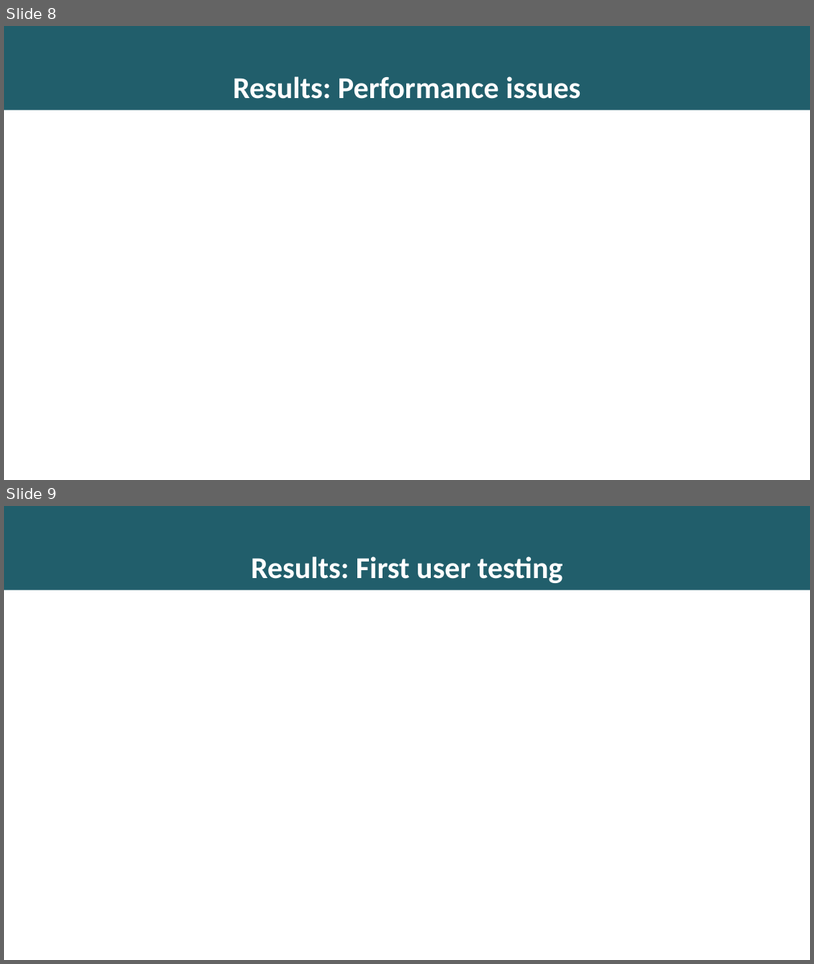
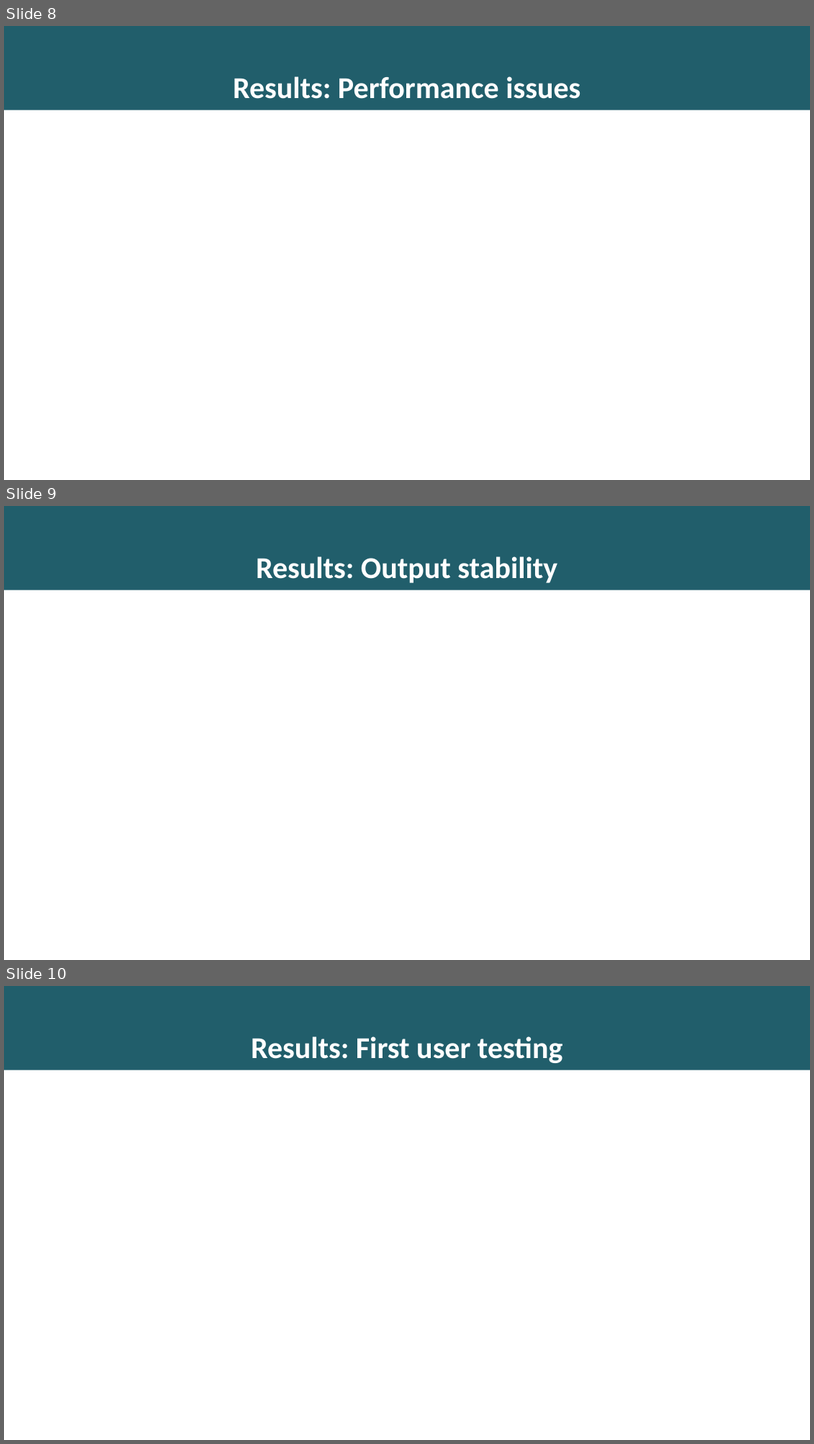
Before and after one commit to richardseba/TFG-Docs, a slide deck: Entregables/Presentacion.pptx. Shown one above the other, each under a label of ours: slides 8 and 9 before the commit, slides 8, 9 and 10 after it. The pictures are 814x964 and 814x1444 pixels, drawn with LibreOffice and Linux fonts; fonts in the diff are those of the drawing. Boxes give left, top, right and bottom in pixels: in the first picture for what was removed or moved away, otherwise in the second. Text is boxed around its words. In the diff, an @@ line names an element or a change of style, - is before the commit and + after.

Commit message:
added presentacion, imagenes extra etc

```diff
--- a/Entregables/Presentacion.pptx
+++ b/Entregables/Presentacion.pptx
@@ slide 9 added at (x1=4, y1=506, x2=810, y2=960), background #215E6B @@
@@ subtitle added at (x1=256, y1=556, x2=558, y2=583), 36 pt, text #FFFFFF, bold @@
+Results: Output stability
@@ rectangle added at (x1=4, y1=590, x2=810, y2=960), fill #FFFFFF @@
@@ what was slide 9 is now slide 10 @@
```
Also in this commit, not shown: 38 other files.
